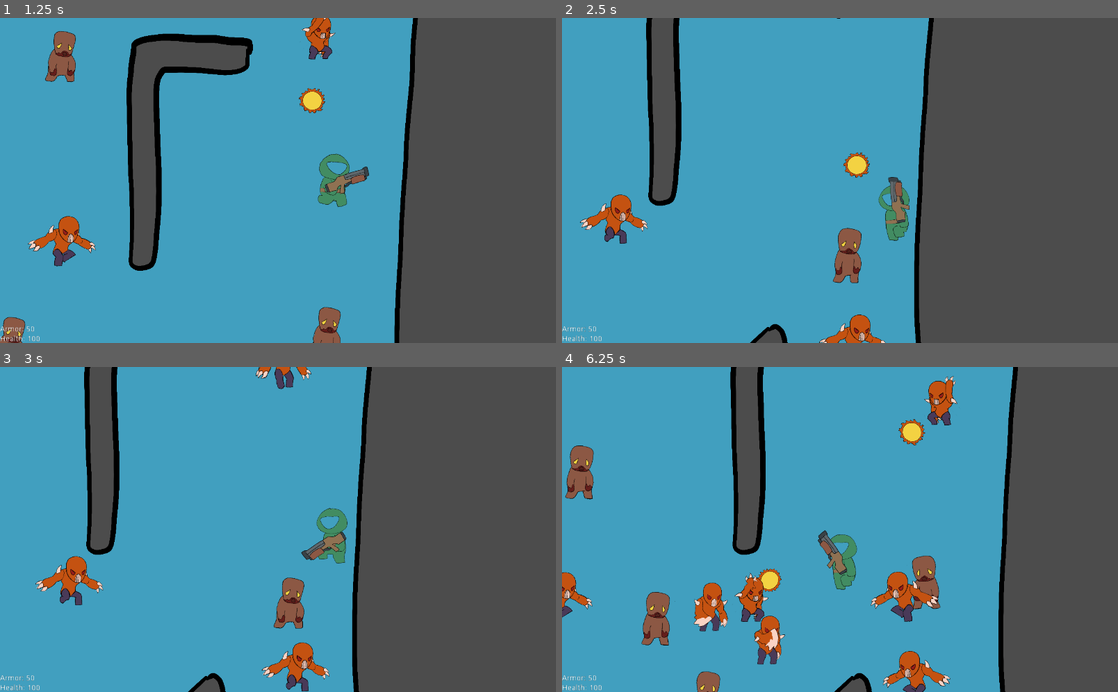
Above: before the commit, frames 1-4 (two rows, left to right).
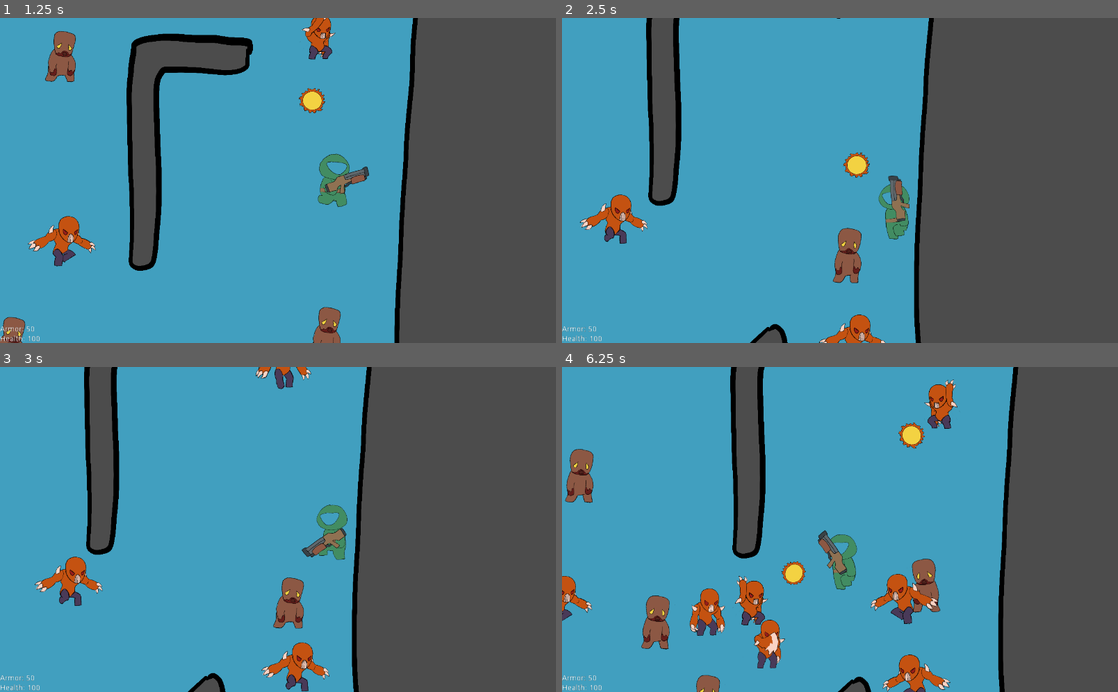
Above: after the commit, the same moments.

Repository: kodumen/de_2d
Game: Godot game, scene res://TestScene/TestScene.tscn
Same seed, same stepped clock (60 frames per second), same inputs: the game is played once before the commit and once after it.
Inputs (mouse positions are in pixels of both pictures, inside the frame that each line leads up to):
- Up to frame 1 (1.25 s): move the mouse to (400, 164) at 0.52 s; hold D (player_move_right) from 0.53 s (still down); click (400, 164) at 0.6 s
- Up to frame 2 (2.5 s): move the mouse to (728, 196) at 1.27 s; release D (player_move_right) at 1.28 s; hold S (player_move_down) 1.28-2.03 s; click (728, 196) at 1.35 s; move the mouse to (895, 109) at 2.02 s; hold D (player_move_right) from 2.03 s (still down); click (895, 109) at 2.1 s
- Up to frame 3 (3 s): move the mouse to (250, 594) at 2.77 s; release D (player_move_right) at 2.78 s; hold W (player_move_up) from 2.78 s (still down); click (250, 594) at 2.85 s
- Up to frame 4 (6.25 s): move the mouse to (1006, 578) at 3.52 s; release W (player_move_up) at 3.53 s; hold A (player_move_left) 3.53-5.03 s; click (1006, 578) at 3.6 s; move the mouse to (673, 480) at 4.27 s; click (673, 480) at 4.35 s; move the mouse to (867, 529) at 5.02 s; hold S (player_move_down) 5.03-5.78 s; click (867, 529) at 5.1 s; move the mouse to (756, 448) at 5.77 s; hold D (player_move_right) from 5.78 s (still down); click (756, 448) at 5.85 s

Frame 1 is identical in both runs. In frame 2, 0.3% of the frame differs, in the area x 3-63%, y 41-100%; in frame 3, 1.6%; in frame 4, 5.4%, in the area x 0-83%, y 0-100%.

Commit message:
More refinements
- Switch player to move_and_slide()
- Increase shotgun rate of fire
- Space out imps for more convincing positioning

Diff:
--- a/Imp/Imp.tscn
+++ b/Imp/Imp.tscn
@@ -42,16 +42,6 @@
 "name": "default",
 "speed": 2.0
 }, {
-"frames": [ ExtResource( 6 ), ExtResource( 3 ), ExtResource( 4 ), ExtResource( 5 ) ],
-"loop": true,
-"name": "move",
-"speed": 8.0
-}, {
-"frames": [ ExtResource( 9 ), ExtResource( 16 ), ExtResource( 10 ), ExtResource( 12 ), ExtResource( 13 ), ExtResource( 15 ), ExtResource( 14 ) ],
-"loop": false,
-"name": "dead",
-"speed": 10.0
-}, {
 "frames": [ ExtResource( 31 ), ExtResource( 30 ), ExtResource( 32 ), ExtResource( 34 ), ExtResource( 33 ) ],
 "loop": true,
 "name": "attack_melee",
@@ -61,6 +51,16 @@
 "loop": true,
 "name": "attack_ranged",
 "speed": 12.0
+}, {
+"frames": [ ExtResource( 9 ), ExtResource( 16 ), ExtResource( 10 ), ExtResource( 12 ), ExtResource( 13 ), ExtResource( 15 ), ExtResource( 14 ) ],
+"loop": false,
+"name": "dead",
+"speed": 10.0
+}, {
+"frames": [ ExtResource( 6 ), ExtResource( 3 ), ExtResource( 4 ), ExtResource( 5 ) ],
+"loop": true,
+"name": "move",
+"speed": 8.0
 } ]
 
 [sub_resource type="Curve" id=2]
@@ -81,7 +81,8 @@
 
 [node name="Imp" type="KinematicBody2D"]
 collision_layer = 18
-collision_mask = 17
+collision_mask = 131089
+collision/safe_margin = 50.0
 script = ExtResource( 7 )
 attack_melee = 25
 
--- a/Player/Player.gd
+++ b/Player/Player.gd
@@ -27,7 +27,7 @@
 	animatedSprite.flip_h = get_local_mouse_position().x <= 0
 
 
-func _physics_process(delta):
+func _physics_process(_delta):
 	if (state == STATE.DEAD):
 		return
 
@@ -45,7 +45,7 @@
 		velocity.x = 1
 
 	velocity = velocity.normalized()
-	velocity *= speed * delta
+	velocity *= speed
 
 	if (velocity.length() > 0):
 		state = STATE.MOVING
@@ -55,7 +55,7 @@
 		emit_signal("state_idle")
 
 	# warning-ignore:return_value_discarded
-	move_and_collide(velocity)
+	move_and_slide(velocity)
 
 
 func hit(damage):
--- a/Shotgun/Shotgun.tscn
+++ b/Shotgun/Shotgun.tscn
@@ -7,7 +7,6 @@
 [ext_resource path="res://Shotgun/shotgun_fire-2.png" type="Texture" id=5]
 [ext_resource path="res://Shotgun/shotgun_fire-4.png" type="Texture" id=6]
 [ext_resource path="res://Shotgun/shotgun_fire-5.png" type="Texture" id=7]
-[ext_resource path="res://Shotgun/shotgun_fire-6.png" type="Texture" id=8]
 [ext_resource path="res://Shotgun/ShotgunTrail.tscn" type="PackedScene" id=9]
 [ext_resource path="res://Shotgun/shotgun_fire-11.png" type="Texture" id=10]
 [ext_resource path="res://Shotgun/shotgun_fire-9.png" type="Texture" id=11]
@@ -19,7 +18,7 @@
 "name": "default",
 "speed": 1.0
 }, {
-"frames": [ ExtResource( 5 ), ExtResource( 4 ), ExtResource( 6 ), ExtResource( 7 ), ExtResource( 8 ), ExtResource( 1 ), ExtResource( 11 ), ExtResource( 10 ) ],
+"frames": [ ExtResource( 5 ), ExtResource( 4 ), ExtResource( 6 ), ExtResource( 7 ), ExtResource( 1 ), ExtResource( 11 ), ExtResource( 10 ) ],
 "loop": false,
 "name": "fire",
 "speed": 6.0
@@ -28,8 +27,6 @@
 [node name="Shotgun" type="AnimatedSprite"]
 position = Vector2( 0.8909, -1.7818 )
 frames = SubResource( 1 )
-animation = "fire"
-frame = 7
 playing = true
 script = ExtResource( 3 )
 trail = ExtResource( 9 )
Not shown: 1 places in Shotgun/Shotgun.tscn that only renumber resources
